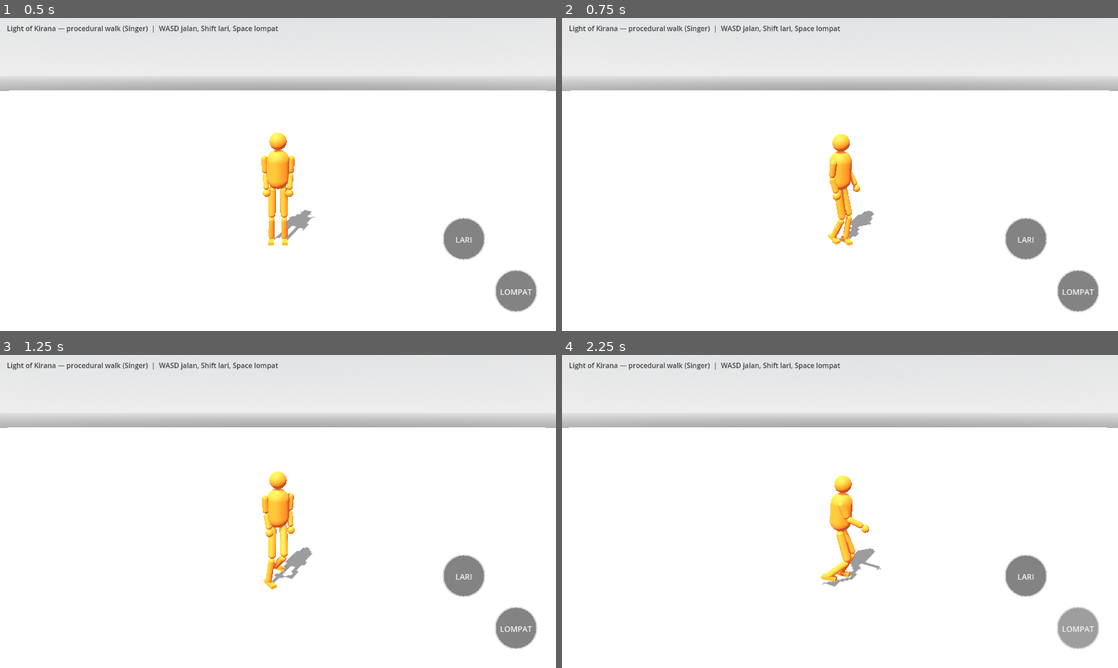
Above: before the commit, frames 1-4 (two rows, left to right).
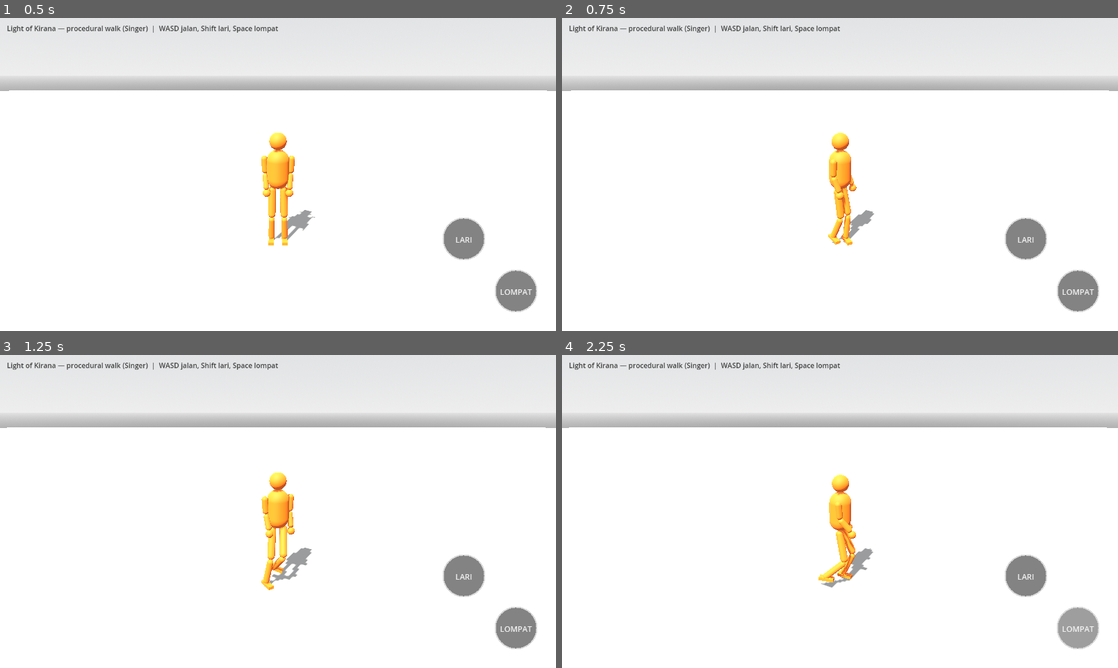
Above: after the commit, the same moments.

Repository: bagus123triga/light-of-kirana
Game: Godot game, scene res://scenes/main.tscn
The game is run twice, just before and just after one commit, with the same random seed, the same clock (stepped at 60 frames per second) and the same inputs.
Inputs (mouse positions are in pixels of both pictures, inside the frame that each line leads up to):
- Up to frame 1 (0.5 s): no input
- Up to frame 2 (0.75 s): tap Enter at 0.5 s; drag from (617, 271) to (895, 105) at 0.52 s
- Up to frame 3 (1.25 s): no input
- Up to frame 4 (2.25 s): drag from (1023, 577) to (812, 574) at 1.27 s; move the mouse to (1079, 627) at 2.02 s; hold D from 2.03 s (still down); hold Shift from 2.03 s (still down); click (1079, 627) at 2.17 s

Frame 1 is identical in both runs. In frame 2, 0.4% of the frame differs, in the area x 48-56%, y 36-73%; in frame 3, 0.5%; in frame 4, 0.8%, in the area x 46-58%, y 38-75%.

Commit message:
Fix foot lag during turns and movement transitions

Diff:
--- a/scripts/procedural_humanoid.gd
+++ b/scripts/procedural_humanoid.gd
@@ -75,12 +75,12 @@
 # clamping the ankle (the walk->run transition was most of the 21
 # remaining run clamps).
 var speed_smooth := 0.0
-# Smoothed speed: a human does not jump from 1.4 to 3.2 m/s in one
-# frame — the run-up takes ~0.3 s. Without it the stride jumped from
-# 0.45 to 1.55 m the instant Shift was pressed and the planted foot
-# was left ~0.8 m behind in a single step, collapsing the hip and
-# clamping the ankle (the walk->run transition was most of the 21
-# remaining run clamps).
+# Horizontal velocity is smoothed as a VECTOR, not only by speed.
+# This prevents instant direction changes and hard stops while the
+# feet are still completing their current swing.
+var horizontal_motion := Vector3.ZERO
+var previous_wish_dir := Vector3.ZERO
+var was_moving := false
 
 var body_root: Node3D
 var shoulder_l: Node3D
@@ -296,6 +296,14 @@
 	speed_smooth = move_toward(speed_smooth, speed, (6.0 if speed > speed_smooth else 8.0) * delta)
 	speed = speed_smooth
 	var moving := speed > 0.05
+	var turn_retarget := false
+	if wish_dir.length() > 0.05:
+		var current_wish_dir := wish_dir.normalized()
+		if previous_wish_dir.length() > 0.05:
+			turn_retarget = previous_wish_dir.dot(current_wish_dir) < cos(deg_to_rad(35.0))
+		previous_wish_dir = current_wish_dir
+	else:
+		previous_wish_dir = Vector3.ZERO
 
 	if moving:
 		var target_yaw := atan2(wish_dir.x, wish_dir.z)
@@ -383,9 +391,14 @@
 	# running jump. Half speed for those 0.34 s, full speed otherwise.
 	var speed_mult := 0.5 if jump_state == 1 or jump_state == 3 else 1.0
 
-	# Gravity (CharacterBody3D). In test_mode, integrate by hand.
+	# Gravity (CharacterBody3D). Smooth horizontal velocity in both
+	# directions. A scalar speed_smooth alone is insufficient: multiplying
+	# it by wish_dir still makes turning and releasing input instantaneous.
+	var target_horizontal := wish_dir * speed * speed_mult
+	var horizontal_accel := 12.0 if target_horizontal.length() > horizontal_motion.length() else 16.0
+	horizontal_motion = horizontal_motion.move_toward(target_horizontal, horizontal_accel * delta)
 	if test_mode:
-		position += wish_dir * speed * speed_mult * delta
+		position += horizontal_motion * delta
 	else:
 		if is_on_floor():
 			# Launch frame: keep the impulse, don't overwrite it with
@@ -394,10 +407,15 @@
 				velocity.y = -0.5
 		else:
 			velocity.y -= GRAVITY * delta
-		velocity.x = wish_dir.x * speed * speed_mult
-		velocity.z = wish_dir.z * speed * speed_mult
+		velocity.x = horizontal_motion.x
+		velocity.z = horizontal_motion.z
 		move_and_slide()
 
+	# Drive gait timing from actual smoothed horizontal movement, not
+	# raw joystick magnitude. This also makes stop/start transitions agree.
+	speed = horizontal_motion.length()
+	speed_factor = clampf(speed / maxf(speed_max, 0.01), 0.0, 1.0)
+	moving = speed > 0.05
 	var on_floor_now := test_mode or is_on_floor()
 	var forward := Vector3(sin(facing_yaw), 0, cos(facing_yaw))
 	var right := Vector3(cos(facing_yaw), 0, -sin(facing_yaw))
@@ -415,6 +433,27 @@
 	var stride_max := 0.45 if not is_running else RUN_STRIDE
 	var stride := clampf(speed * (0.32 if not is_running else 0.52), 0.18, stride_max)
 	var swing := RUN_SWING if is_running else (clampf(stride / maxf(speed, 0.5), 0.16, SWING_TIME) if moving else SWING_TIME)
+
+	# Re-aim feet that are already in the air when the player turns.
+	# Keep their current swing progress and current foot position; only
+	# redirect the landing target, avoiding a snap or a stale old heading.
+	if turn_retarget and moving:
+		for i in 2:
+			if foot_stepping[i]:
+				var turn_side := -1.0 if i == 0 else 1.0
+				foot_target_pos[i] = global_position + wish_dir.normalized() * stride + right * turn_side * STEP_LATERAL + forward * 0.05
+				foot_target_pos[i].y = 0.05
+
+	# When movement settles to idle, bring any active swing back under
+	# the body instead of letting it finish at the old forward stride.
+	if was_moving and not moving:
+		for i in 2:
+			if foot_stepping[i]:
+				var stop_side := -1.0 if i == 0 else 1.0
+				foot_target_pos[i] = global_position + right * stop_side * STEP_LATERAL + forward * 0.05
+				foot_target_pos[i].y = 0.05
+	was_moving = moving
+
 	# Push-off lift (run): flight_timer is now set when a foot TOES OFF
 	# (starts its swing) while the other foot is also in the air — the
 	# brief moment both feet are off the ground, when the hip rises
